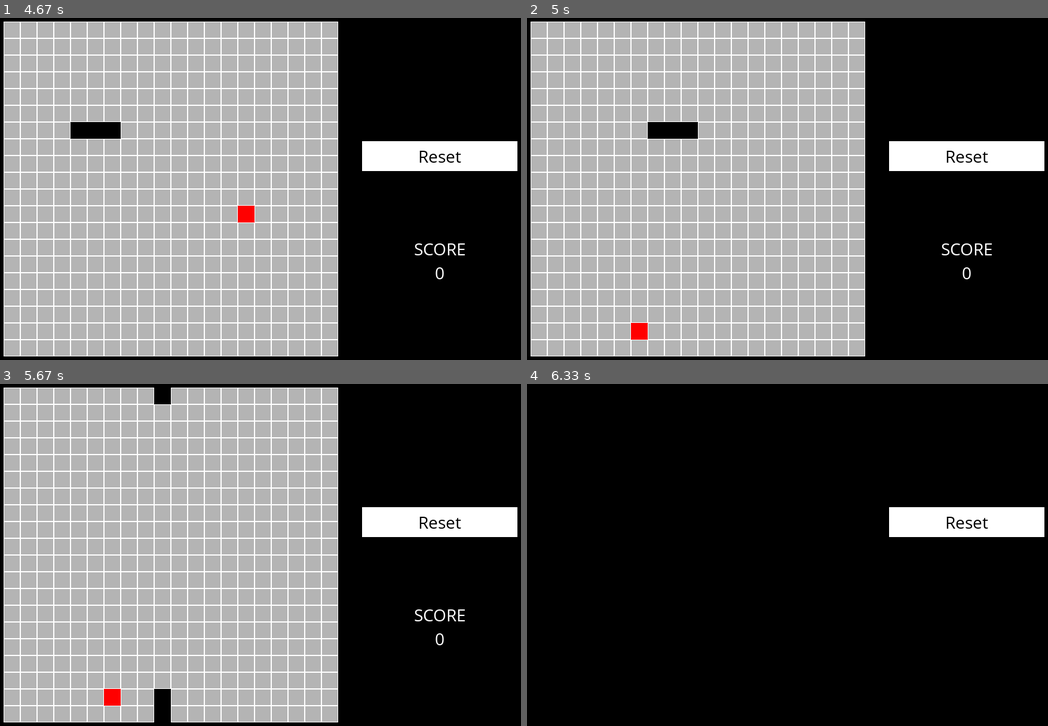
Above: before the commit, frames 1-4 (two rows, left to right).
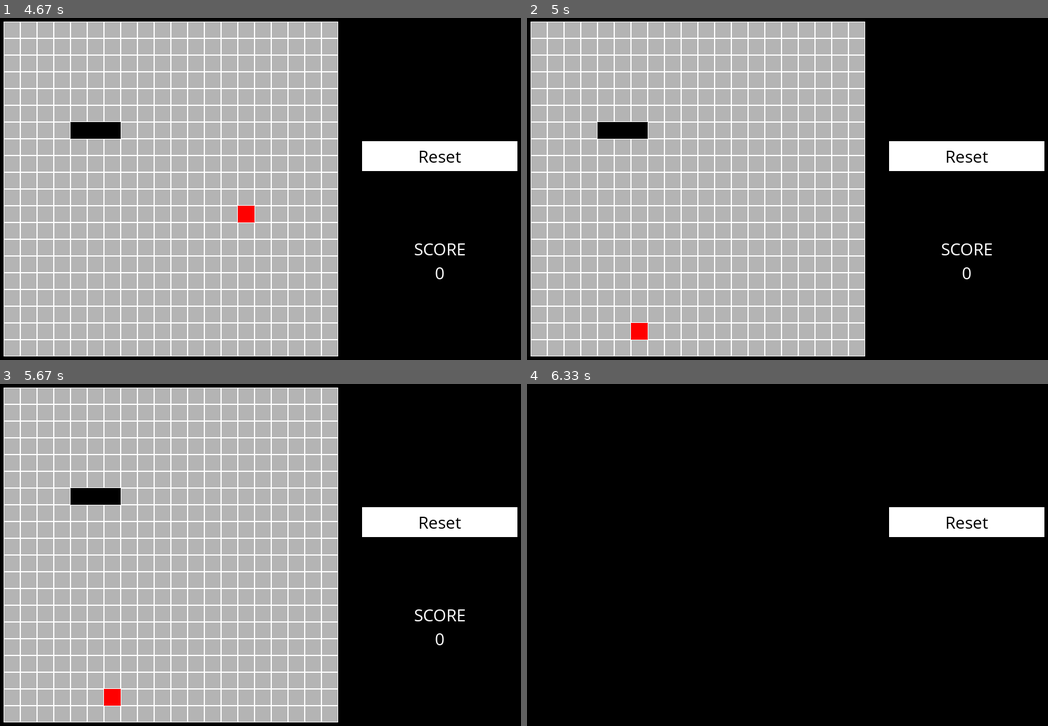
Above: after the commit, the same moments.

Repository: basilmt/snake-python-pygame
Game: pygame game, started from runner.py
Two runs of this game, one before a commit and one after it. Both use one fixed random seed, a clock stepped at 60 frames per second and the inputs below.
Inputs (mouse positions are in pixels of both pictures, inside the frame that each line leads up to):
- Up to frame 1 (4.67 s): tap Enter at 0.33 s; hold Right 0.73-1.2 s; hold Up 1.23-1.88 s; hold Left 2.7-3.52 s; press the mouse at (260, 295) at 3.58 s; move the mouse to (208, 185) at 3.68 s; release the mouse at (156, 79) at 3.82 s; press the mouse at (437, 154) at 4.48 s; move the mouse to (380, 120) at 4.58 s
- Up to frame 2 (5 s): release the mouse at (844, 82) at 4.72 s; hold Down from 4.92 s (still down)
- Up to frame 3 (5.67 s): release Down at 5.27 s
- Up to frame 4 (6.33 s): click "Reset" at 6.2 s

Frame 1 is identical in both runs. In frame 2, 0.9% of the frame differs, in the area x 13-33%, y 30-36%; in frame 3, 0.9%; in frame 4, nothing differs.

Commit message:
move removed from runner

Diff:
--- a/runner.py
+++ b/runner.py
@@ -32,8 +32,6 @@
 cell_size = int(min(board_width / WIDTH, board_height / HEIGHT))
 board_origin = (BOARD_PADDING, BOARD_PADDING)
 
-#move the snake to right initially
-move = snake.RIGHT
 # Show instructions initially
 instructions = True
 
@@ -45,17 +43,17 @@
             sys.exit()
 
         elif event.type == pygame.KEYDOWN:
-            if event.key == pygame.K_RIGHT and move != snake.LEFT:
-                move = snake.RIGHT
+            if event.key == pygame.K_RIGHT :
+                snake.setMove(snake.RIGHT)
 
-            elif event.key == pygame.K_LEFT and move != snake.RIGHT:
-                move = snake.LEFT
+            elif event.key == pygame.K_LEFT :
+                snake.setMove(snake.LEFT)
 
-            elif event.key == pygame.K_UP and move != snake.DOWN:
-                move = snake.UP
+            elif event.key == pygame.K_UP :
+                snake.setMove(snake.UP)
 
-            elif event.key == pygame.K_DOWN and move != snake.UP:
-                move = snake.DOWN
+            elif event.key == pygame.K_DOWN :
+                snake.setMove(snake.DOWN)
 
             break
 
@@ -120,11 +118,10 @@
         # Reset game state
         if resetButton.collidepoint(mouse):
             time.sleep(0.3)
-            move = snake.RIGHT
             snake.reset()
 
     if not snake.isGameOver():
-        snake.makeMove(move)
+        snake.makeMove()
 
     snakeList = snake.getSnake()
     snakeFood = snake.getFood()
--- a/snake.py
+++ b/snake.py
@@ -9,6 +9,8 @@
         self.DOWN = "DOWN"
         self.LEFT = "LEFT"
         self.RIGHT = "RIGHT"
+
+        self.move = self.RIGHT
 
         self.score = 0
         self.snake = self.initialState()
@@ -25,9 +27,10 @@
         ]
         return snake
 
-    def makeMove(self, move):
+    def makeMove(self):
         snake = self.getSnake()
         food = self.getFood()
+        move = self.getMove()
         # Switch cases to find where to
         head = snake[0].copy()
         if move == self.UP:
@@ -40,7 +43,7 @@
             head[1] -=1
 
         #case where it ran out of ground
-        # this case come through the other way - classic i think
+        # in this case come through the other way - classic i think
         for i,item in enumerate(head):
             if item == self.FRAME_WIDTH and i == 0 :
                 head[i] = 0
@@ -64,7 +67,6 @@
         self.food = food
         self.gameOver = lost
 
-        return snake, food, lost
 
     def setFood(self):
         snake = self.getSnake()
@@ -84,6 +86,7 @@
     def reset(self):
         self.score = 0
         self.gameOver = False
+        self.setMove(self.RIGHT)
         self.snake = self.initialState()
         self.food = self.setFood()
 
@@ -99,3 +102,19 @@
 
     def setScore(self):
         self.score += self.scoreIncrement
+
+    def setMove(self,move):
+        if move == self.RIGHT and self.move != self.LEFT:
+            self.move = self.RIGHT
+
+        elif move == self.LEFT and self.move != self.RIGHT:
+            self.move = self.LEFT
+
+        elif move == self.UP and self.move != self.DOWN:
+            self.move = self.UP
+
+        elif move == self.DOWN and self.move != self.UP:
+            self.move = self.DOWN
+
+    def getMove(self):
+        return self.move
